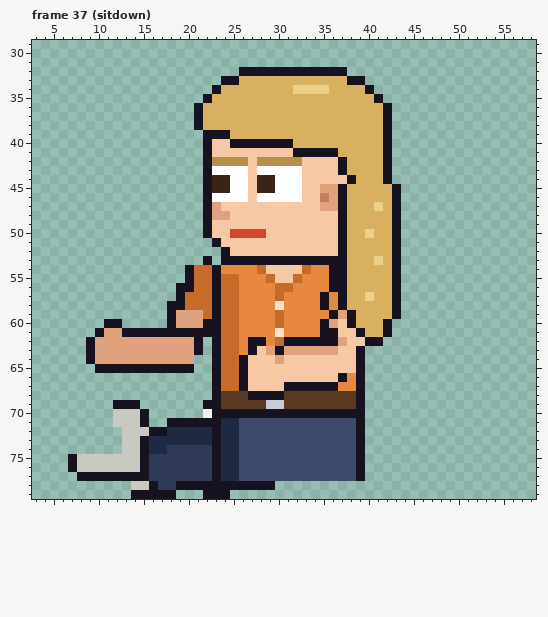
A pixel-art file gets an edit: sprites/clients/client_vetrec_b_left_anim.aseprite. This is how it looked before the edit.
64x80 pixels, 129 frames. Shown: frame 37 (sitdown): x 3..58, y 29..79. The commit also changed other frames, which this record leaves out.
Once edited:
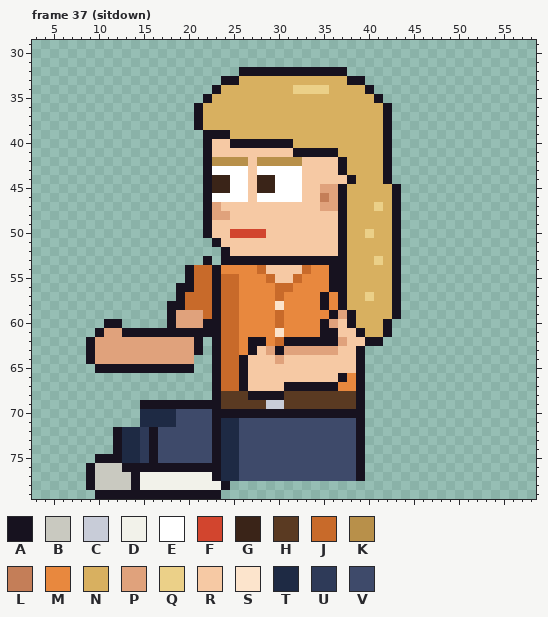
Palette (. is transparent): A #17121f  B #c9c9c0  C #c8ccd8  D #f2f2ea  E #ffffff  F #d2452e  G #3a2418  H #5a3a22  J #c86a2a  K #b8904a  L #c47e58  M #e8883e  N #d8b060  P #e0a27c  Q #ebd088  R #f6c9a4  S #fce4cc  T #1e2a44  U #2e3a58  V #3e4a6a
The edit:
--- frame 37 (sitdown), layers "Pants", "Shoes"
@@ x 5..31 @@
 68 ..................AHHHAAAAH
-69 .......AAA.......AAHHHHHCCH
-70 .......BBBA......DAAAAAAAAA
-71 .......BBBA..AAAAAATTVVVVVV
-72 ........BBBAATTTTTATTVVVVVV
-73 ........BBATTTTTTTATTVVVVVV
-74 ........BBATTUUUUUATTVVVVVV
-75 ..ABBBBBBBAUUUUUUUATTVVVVVV
-76 ..ABBBBBBBAUUUUUUUATTVVVVVV
-77 ...AAAAAAAAUUUUUUUATTVVVVVV
-78 .........BBAUUAAAAAAAAAAA..
-79 .........AAAAA...AAA.......
+69 ..........AAAAAAAAAHHHHHCCH
+70 ..........TTTTVVVVAAAAAAAAA
+71 ..........TTTTVVVVATTVVVVVV
+72 .......ATTUAVVVVVVATTVVVVVV
+73 .......ATTUAVVVVVVATTVVVVVV
+74 .......ATTUAVVVVVVATTVVVVVV
+75 .....AAATTUAVVVVVVATTVVVVVV
+76 ....ABBBAAAAAAAAAAATTVVVVVV
+77 ....ABBBBADDDDDDDDATTVVVVVV
+78 ....ABBBBADDDDDDDDDA.......
+79 .....AAAAAAAAAAAAAA........
